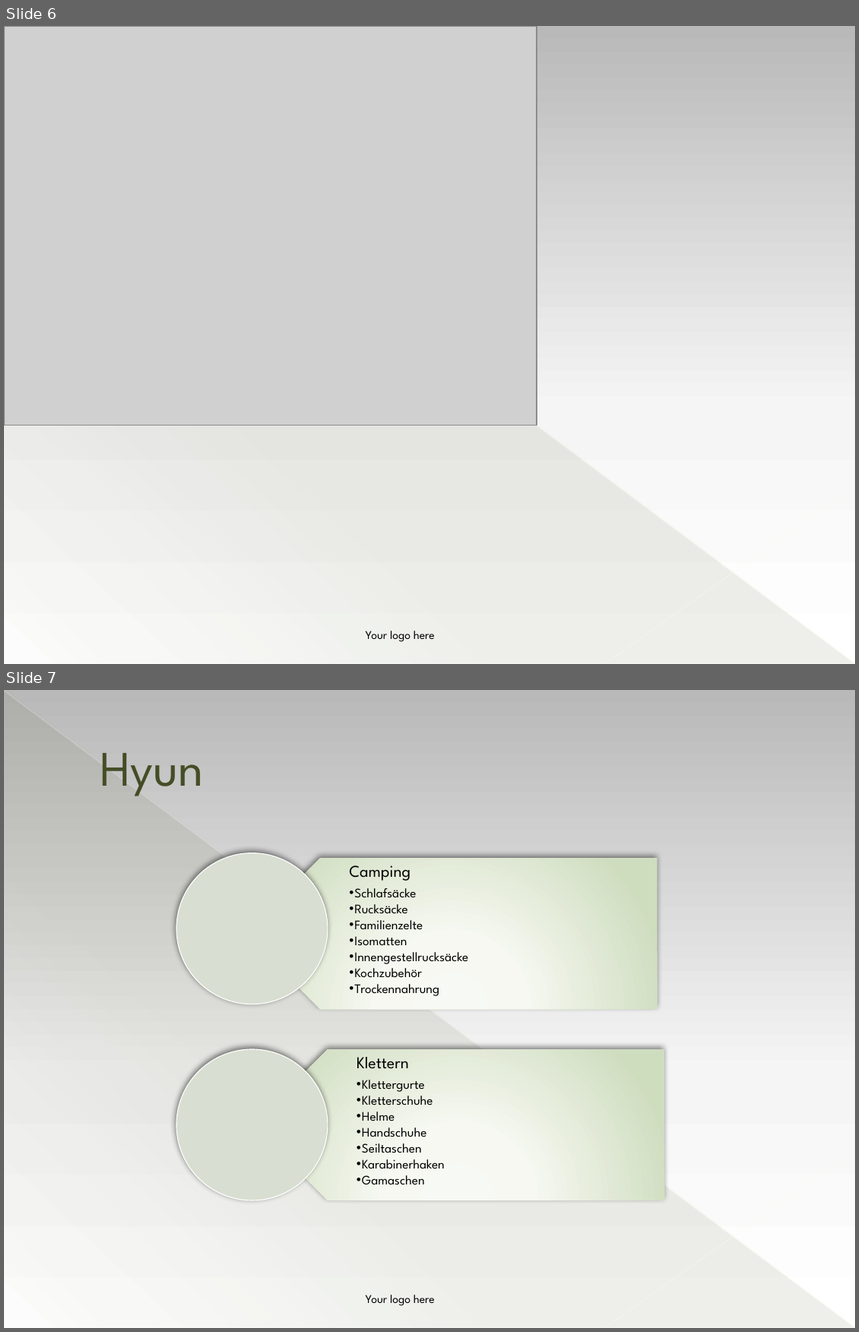
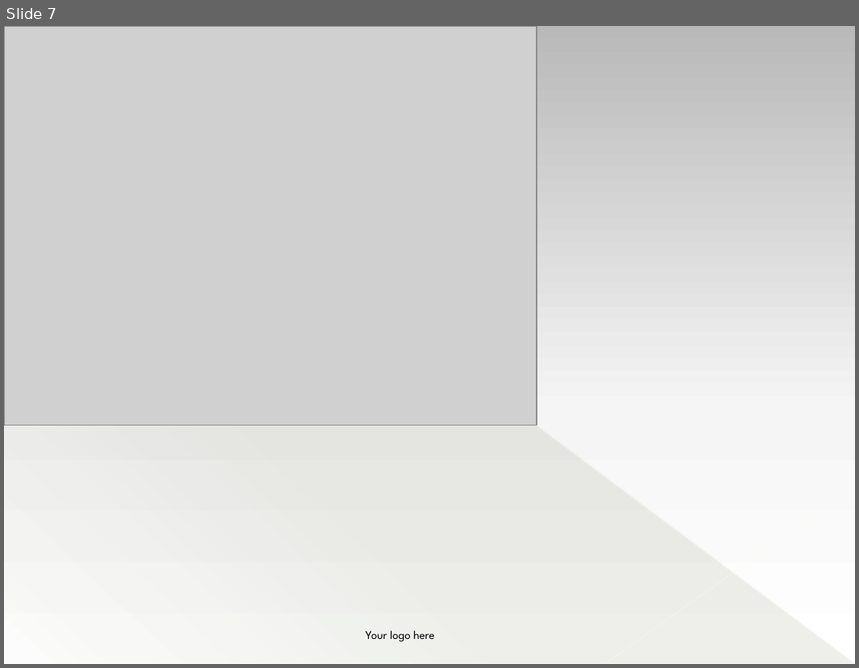
Before and after one commit to DataCraftAnca/Shop-Analyse, a slide deck: Shopauswertung.pptx. Shown one above the other, each under a label of ours: slides 6 and 7 before the commit, slide 7 after it. The pictures are 859x1332 and 859x668 pixels, drawn with LibreOffice and Linux fonts; fonts in the diff are those of the drawing; grey boxes stand for pictures. Boxes give left, top, right and bottom in pixels: in the first picture for what was removed or moved away, otherwise in the second. Text is boxed around its words. In the diff, an @@ line names an element or a change of style, - is before the commit and + after.

Commit message:
Änderungen in meiner "AUFGABE 5 - SHOPAUSWERTUNG_Hyun_Lee Datei gemacht"--> Pie Chart

```diff
--- a/Shopauswertung.pptx
+++ b/Shopauswertung.pptx
@@ slide 7 removed at [4, 690, 855, 1328], background gradient #B9B9B9 to #F6F6F6 to #FFFFFF; not listed: 3 template elements that a slide beside it also shows @@
@@ title removed at [100, 753, 203, 796] @@
-Hyun
@@ group removed at [177, 853, 664, 1201]: 2 pentagon arrows, 2 texts, 2 ellipses @@
-Camping
-  • Schlafsäcke
-  • Rucksäcke
-  • Familienzelte
-  • Isomatten
-  • Innengestellrucksäcke
-  • Kochzubehör
-  • Trockennahrung
-Klettern
-  • Klettergurte
-  • Kletterschuhe
-  • Helme
-  • Handschuhe
-  • Seiltaschen
-  • Karabinerhaken
-  • Gamaschen
@@ text removed at [366, 1295, 435, 1306] @@
-Your logo here
@@ what was slide 6 is now slide 7 @@
```
Also in this commit, not shown: 2 slides changed, 5 slides added.
